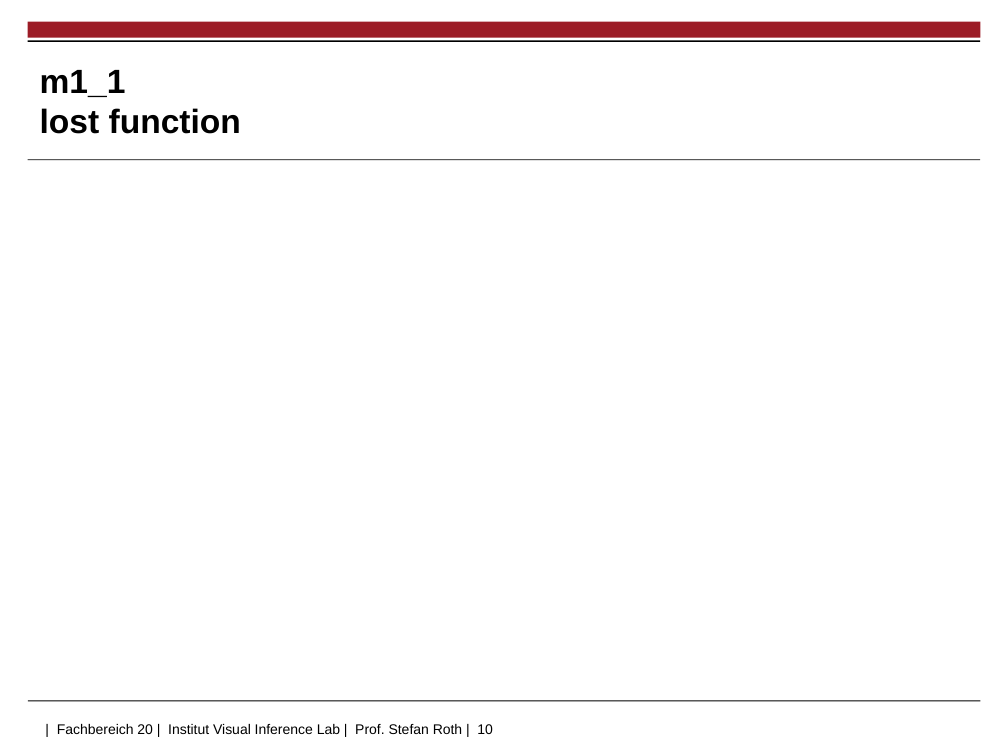
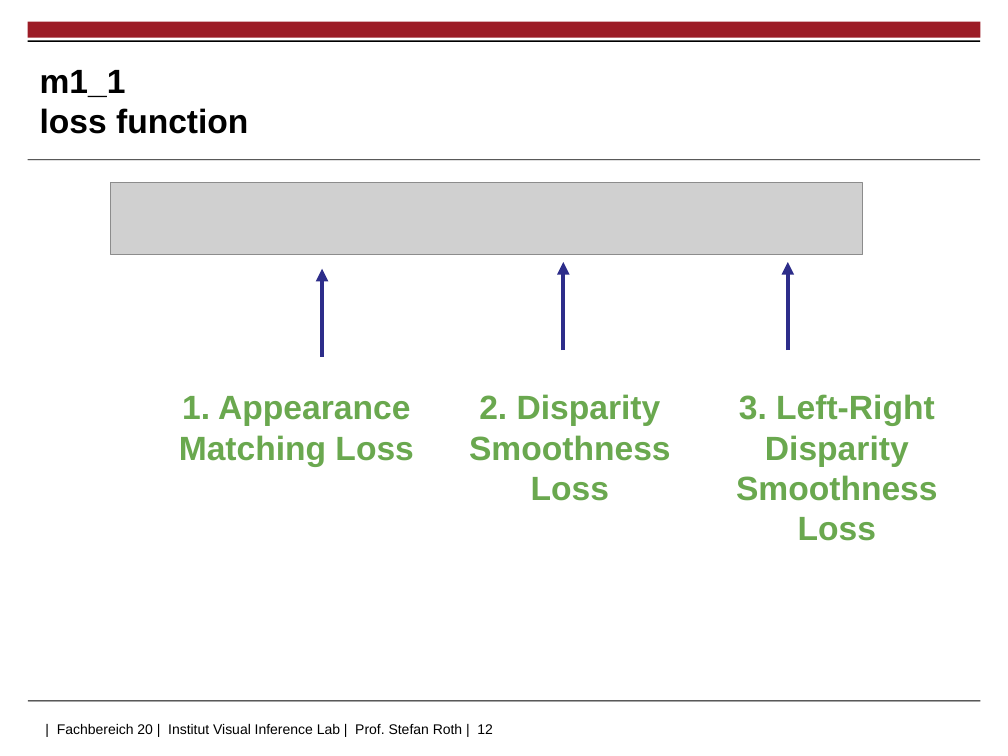
Before and after one commit to jhd-old/Deep-Learning-Lab, a slide deck: slide 12 of meetings/2019_11_04_basic_papers/2019_11_04_basic_papers_v2.pptx (slide 10 before the commit). Drawn at 1008x756 pixels with LibreOffice and Linux fonts; fonts in the diff are those of the drawing; grey boxes stand for pictures; background and template pictures are left out. Boxes give left, top, right and bottom in pixels: in the first picture for what was removed or moved away, otherwise in the second. Text is boxed around its words. In the diff, an @@ line names an element or a change of style, - is before the commit and + after.

Commit message:
updated slides for m1

```diff
--- a/meetings/2019_11_04_basic_papers/2019_11_04_basic_papers_v2.pptx
+++ b/meetings/2019_11_04_basic_papers/2019_11_04_basic_papers_v2.pptx
@@ title at [40, 70, 248, 134]: text changed @@
-m1_1
-lost function
+m1_1
+loss function
@@ picture added at [111, 182, 863, 254] @@
@@ arrow added from (323, 357) to (323, 269), #2D2D8A 3 pt @@
@@ arrow added from (563, 350) to (563, 262), #2D2D8A 3 pt @@
@@ arrow added from (788, 350) to (788, 262), #2D2D8A 3 pt @@
@@ text added at [179, 396, 413, 467], 24 pt, text #6AA84F, bold @@
+1. Appearance Matching Loss
@@ text added at [469, 394, 671, 501], 24 pt, text #6AA84F, bold @@
+2. Disparity Smoothness Loss
@@ text added at [736, 394, 938, 541], 24 pt, text #6AA84F, bold @@
+3. Left-Right Disparity Smoothness Loss
@@ text at [57, 724, 493, 734]: text changed @@
-| Fachbereich 20 | Institut Visual Inference Lab | Prof. Stefan Roth | 10
+| Fachbereich 20 | Institut Visual Inference Lab | Prof. Stefan Roth | 12
```
Also in this commit, not shown: 2 other slides changed, 1 slide added, 1 other file.
